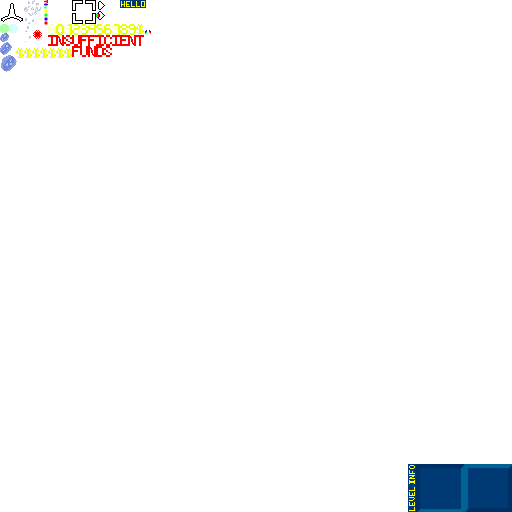
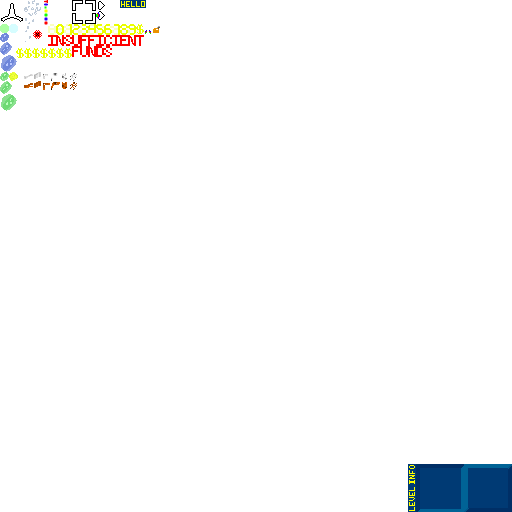
Before/after of a w=512, h=512 layered artwork. What changed in the layer stack:
painted on "Background" over [left=0, top=26, right=160, bottom=111]
